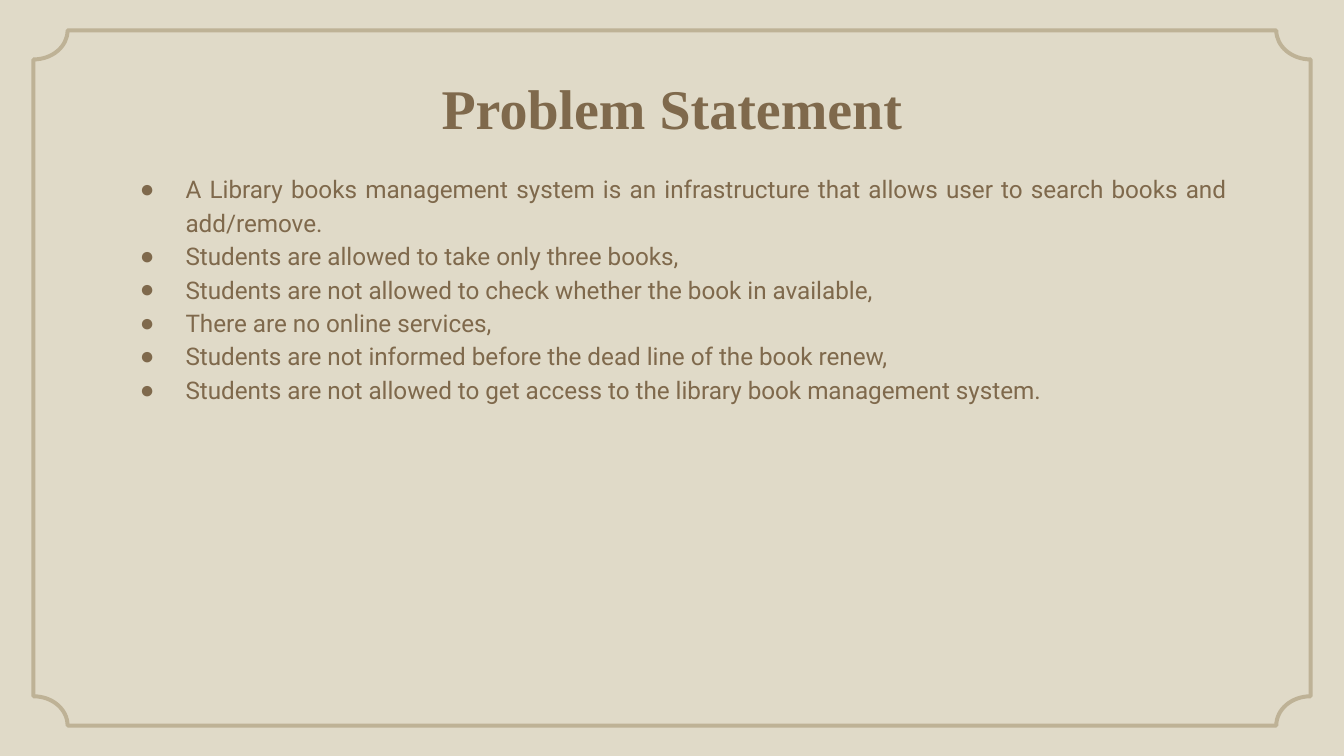
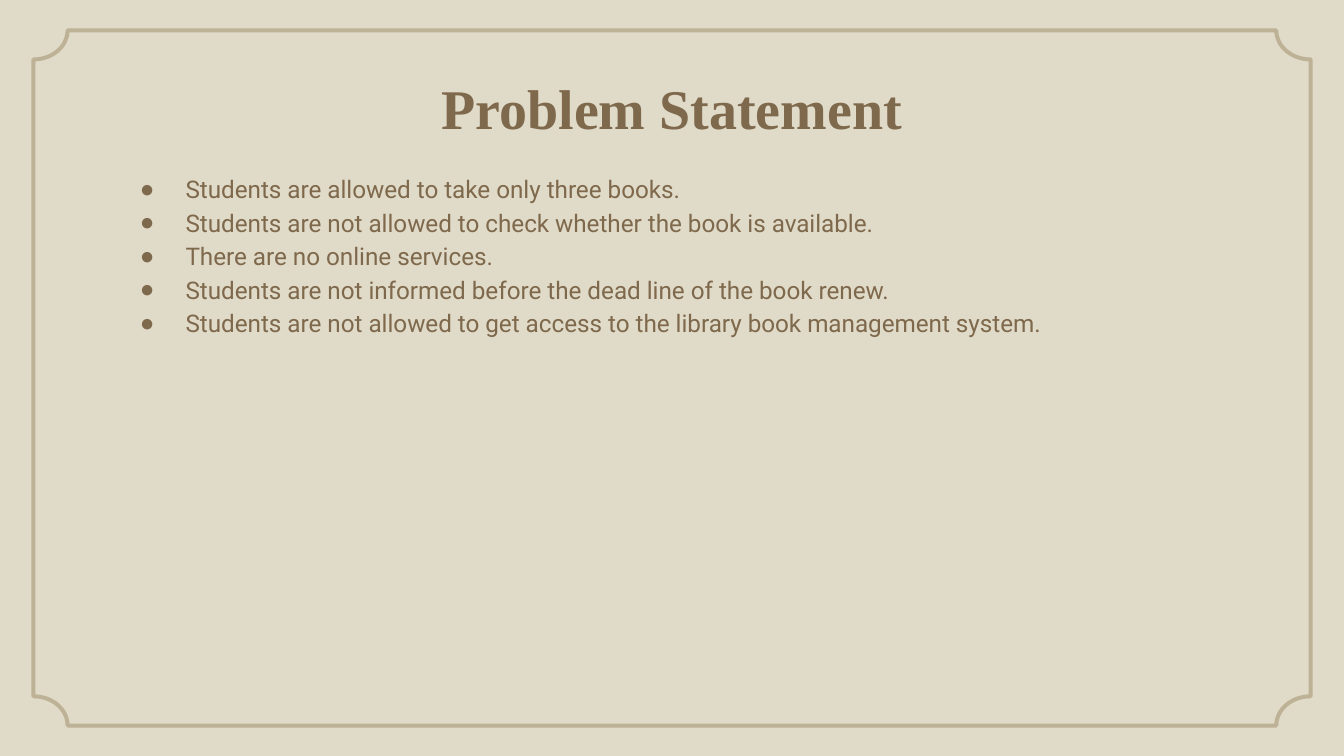
Before and after one commit to Andipstha/theFusion-Project-I, a slide deck: slide 4 of Documentation/LBMS_Presentation.pptx. Drawn at 1344x756 pixels with LibreOffice and Linux fonts; fonts in the diff are those of the drawing; background and template pictures are left out. Boxes give left, top, right and bottom in pixels: in the first picture for what was removed or moved away, otherwise in the second. Text is boxed around its words. In the diff, an @@ line names an element or a change of style, - is before the commit and + after.

```diff
--- a/Documentation/LBMS_Presentation.pptx
+++ b/Documentation/LBMS_Presentation.pptx
@@ text at (186, 180, 889, 299): text changed @@
-● A Library books management system is an infrastructure that allows user to search books and add/remove.
-● Students are allowed to take only three books,
-● Students are not allowed to check whether the book in available,
-● There are no online services,
-● Students are not informed before the dead line of the book renew,
+● Students are allowed to take only three books.
+● Students are not allowed to check whether the book is available.
+● There are no online services.
+● Students are not informed before the dead line of the book renew.
```
Also in this commit, not shown: 1 other slide changed, 1 other file.
